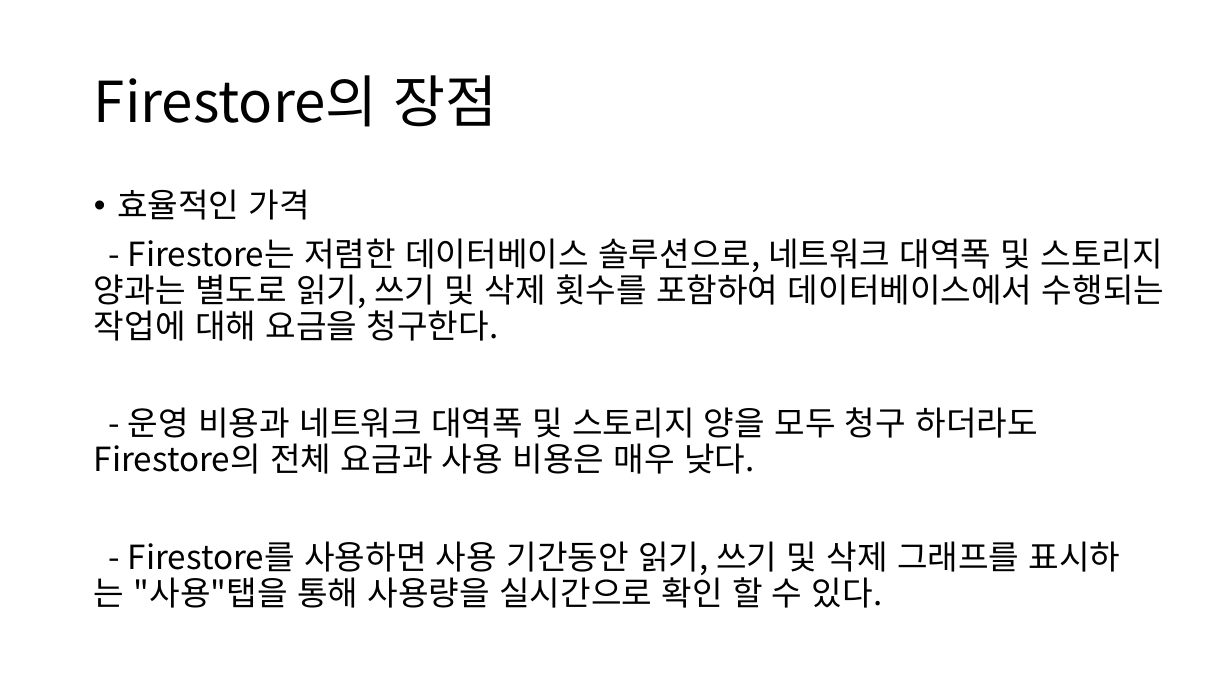
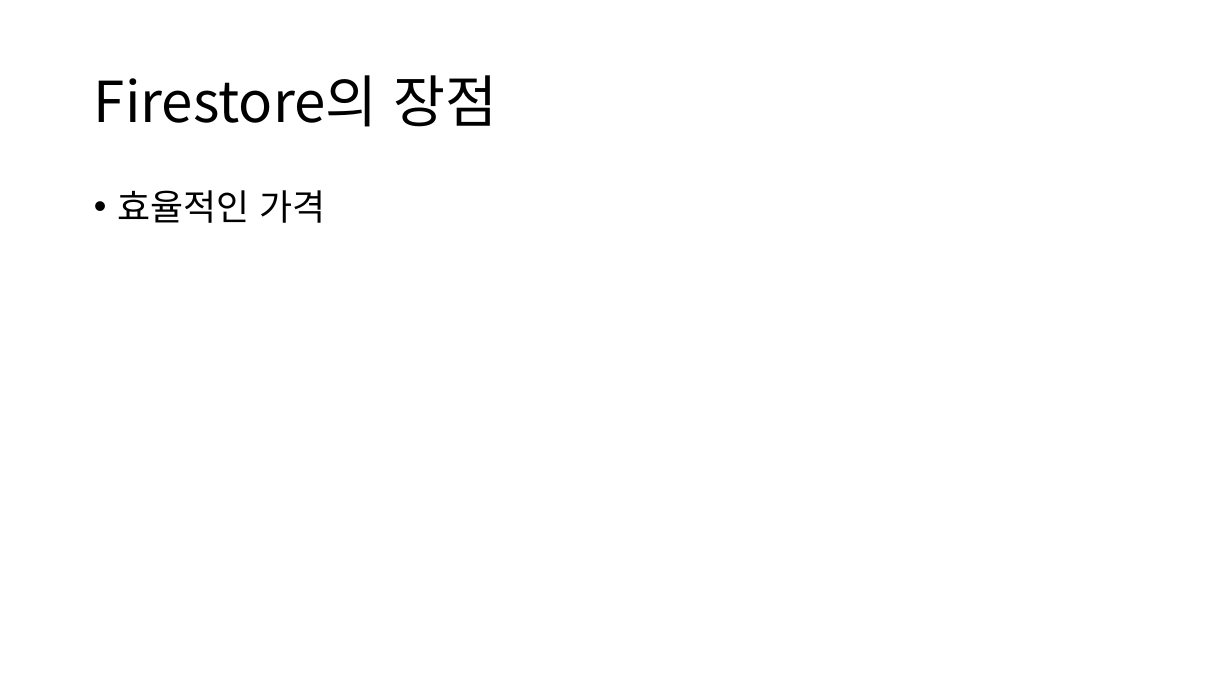
Before and after one commit to popuyaha/gcp-bootstrap-client, a slide deck: slide 8 of GCP기반 Serverless 아키텍쳐.pptx. Drawn at 1232x693 pixels with LibreOffice and Linux fonts; fonts in the diff are those of the drawing. Boxes give left, top, right and bottom in pixels: in the first picture for what was removed or moved away, otherwise in the second. Text is boxed around its words. In the diff, an @@ line names an element or a change of style, - is before the commit and + after.

```diff
--- a/GCP기반 Serverless 아키텍쳐.pptx
+++ b/GCP기반 Serverless 아키텍쳐.pptx
@@ text "효율적인 가격" at (117,190,325,223): size 25.9 to 28 pt @@
@@ text at (94,238,1164,608): paragraphs removed @@
-- Firestore는 저렴한 데이터베이스 솔루션으로, 네트워크 대역폭 및 스토리지 양과는 별도로 읽기, 쓰기 및 삭제 횟수를 포함하여 데이터베이스에서 수행되는 작업에 대해 요금을 청구한다.
-- 운영 비용과 네트워크 대역폭 및 스토리지 양을 모두 청구 하더라도 Firestore의 전체 요금과 사용 비용은 매우 낮다.
-- Firestore를 사용하면 사용 기간동안 읽기, 쓰기 및 삭제 그래프를 표시하는 "사용"탭을 통해 사용량을 실시간으로 확인 할 수 있다.
```
Also in this commit, not shown: 5 other slides changed, 3 slides added, 1 other file.
